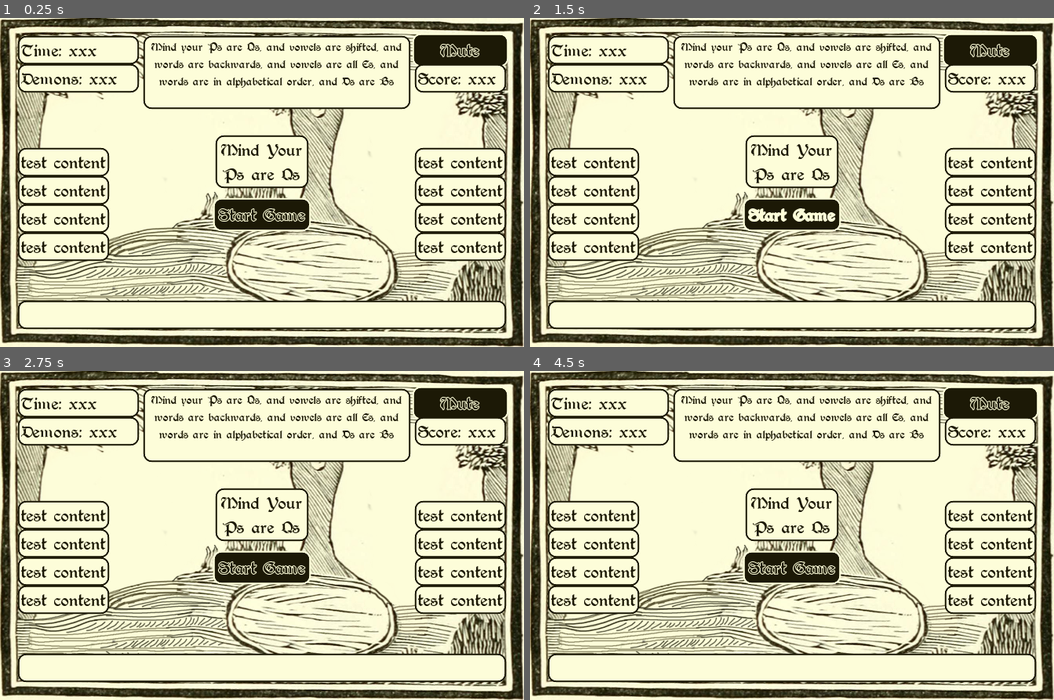
Above: before the commit, frames 1-4 (two rows, left to right).
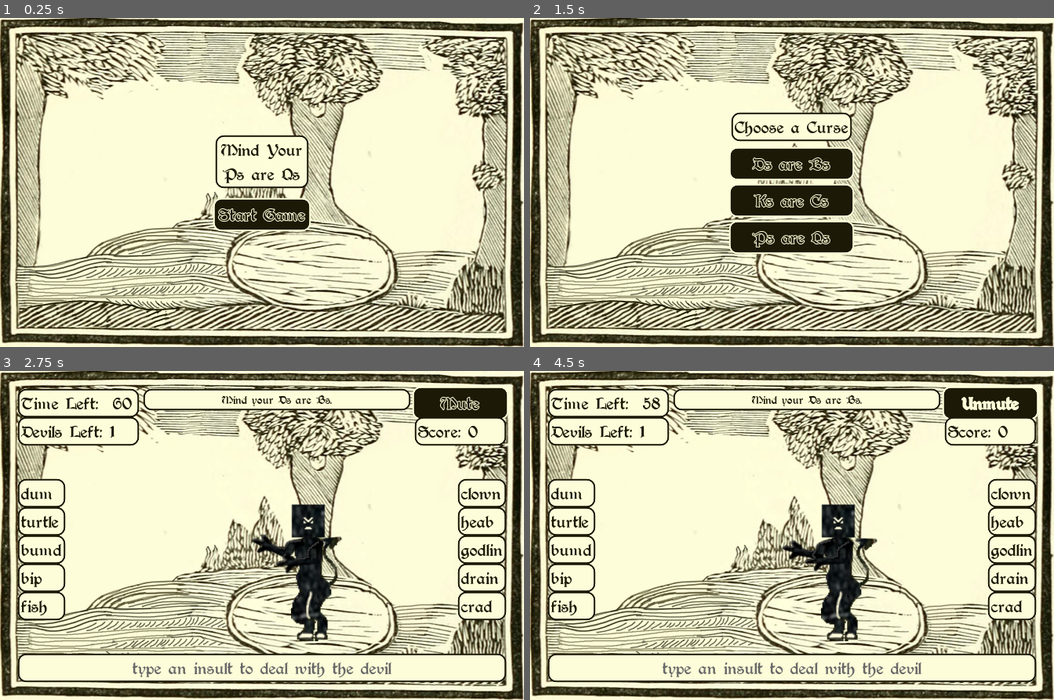
Above: after the commit, the same moments.

Repository: hoodscott/psareqs
Game: Godot game, scene res://scenes/Game.tscn
Two runs of this game, one before a commit and one after it. Both use one fixed random seed, a clock stepped at 60 frames per second and the inputs below.
Inputs (mouse positions are in pixels of both pictures, inside the frame that each line leads up to):
- Up to frame 1 (0.25 s): no input
- Up to frame 2 (1.5 s): click "Start Game" at 0.5 s; click (792, 215) at 1.25 s, where only the run before the commit has a clickable "Start Game"
- Up to frame 3 (2.75 s): click (262, 515) at 2 s, where only the run after the commit has a clickable "Ds are Bs"
- Up to frame 4 (4.5 s): tap Enter at 2.75 s; tap Z at 2.85, 3.8 s; tap Backspace at 3.05, 3.6 s; hold A 3.53-4.25 s; click "Mute" at 4.25 s

The runs differ from the first frame. In frame 1, 23% of the frame differs, in the area x 3-98%, y 5-95%; in frame 2, 30%; in frame 3, 18%; in frame 4, 18%.
Error before the commit: Parse Error: The class "WordList" was found in global scope, but its script couldn't be loaded. (res://scenes/Game.gd:235)

Commit message:
Prefixing private members/functions in UI

Diff:
--- a/project.godot
+++ b/project.godot
@@ -12,22 +12,22 @@
 "base": "Node",
 "class": "Curses",
 "language": "GDScript",
-"path": "res://class/curses.gd"
+"path": "res://scenes/class/curses.gd"
 }, {
 "base": "Node",
 "class": "Player",
 "language": "GDScript",
-"path": "res://class/player.gd"
+"path": "res://scenes/class/player.gd"
 }, {
 "base": "CanvasLayer",
 "class": "UI",
 "language": "GDScript",
-"path": "res://scenes/UI.gd"
+"path": "res://scenes/ui/UI.gd"
 }, {
 "base": "Node",
 "class": "WordList",
 "language": "GDScript",
-"path": "res://class/word_list.gd"
+"path": "res://scenes/class/word_list.gd"
 } ]
 _global_script_class_icons={
 "Curses": "",
--- a/scenes/ui/AudioManager.gd
+++ b/scenes/ui/AudioManager.gd
@@ -3,8 +3,8 @@
 onready var Correct := $CorrectLetter
 onready var Incorrect := $IncorrectLetter
 onready var WordComplete := $WordComplete
-onready var DemonDeath := $DemonDeath
-onready var DemonSpawn := $DemonSpawn
+onready var DevilDeath := $DevilDeath
+onready var DevilSpawn := $DevilSpawn
 onready var ButtonPress := $ButtonPress
 
 var muted := false
@@ -32,15 +32,15 @@
     WordComplete.play()
 
 
-func play_demon_death() -> void:
+func play_devil_death() -> void:
   if not muted:
     WordComplete.stop()
-    DemonDeath.play()
+    DevilDeath.play()
 
 
-func play_demon_spawn() -> void:
+func play_devil_spawn() -> void:
   if not muted:
-    DemonSpawn.play()
+    DevilSpawn.play()
 
 
 func play_button_press() -> void:
--- a/scenes/ui/AudioManager.tscn
+++ b/scenes/ui/AudioManager.tscn
@@ -11,9 +11,9 @@
 
 [node name="WordComplete" type="AudioStreamPlayer" parent="."]
 
-[node name="DemonDeath" type="AudioStreamPlayer" parent="."]
+[node name="DevilDeath" type="AudioStreamPlayer" parent="."]
 
-[node name="DemonSpawn" type="AudioStreamPlayer" parent="."]
+[node name="DevilSpawn" type="AudioStreamPlayer" parent="."]
 
 [node name="ButtonPress" type="AudioStreamPlayer" parent="."]
 
--- a/scenes/ui/UI.gd
+++ b/scenes/ui/UI.gd
@@ -2,9 +2,9 @@
 class_name UI
 
 
-const DEFAULT_TYPED := "type an insult to deal with the devil"
+const _DEFAULT_TYPED := "type an insult to deal with the devil"
 var GAME_LENGTH:int # set in Game.gd
-var time_remaining := 0
+var _time_remaining := 0
 
 
 signal game_started()
@@ -13,65 +13,65 @@
 
 
 onready var AudioManager := $GameContainer/VBoxContainer/HBoxContainer/VBoxContainer2/AudioManager
-onready var GameContainer := $GameContainer
-onready var StartContainer := $StartContainer
-onready var CurseChooser := $ChooserContainer
-onready var CurseChoices := [
+onready var _GameContainer := $GameContainer
+onready var _StartContainer := $StartContainer
+onready var _CurseChooser := $ChooserContainer
+onready var _CurseChoices := [
   $ChooserContainer/CurseChooser/Choice,
   $ChooserContainer/CurseChooser/Choice2,
   $ChooserContainer/CurseChooser/Choice3
  ]
-onready var GameOver := $StartContainer/VBoxContainer/GameOver
-onready var StartButton := $StartContainer/VBoxContainer/StartButton
-onready var GameTimer := $Timer
-onready var Clock := $GameContainer/VBoxContainer/HBoxContainer/VBoxContainer/Clock
-onready var Devils := $GameContainer/VBoxContainer/HBoxContainer/VBoxContainer/Devils
-onready var Rules := $GameContainer/VBoxContainer/HBoxContainer/VBoxContainer1/Rules
-onready var Score := $GameContainer/VBoxContainer/HBoxContainer/VBoxContainer2/Score
-onready var PrefixList := $GameContainer/VBoxContainer/Fragments/Prefixes
-onready var SuffixList := $GameContainer/VBoxContainer/Fragments/Suffixes
-onready var Typed := $GameContainer/VBoxContainer/Typed
+onready var _GameOver := $StartContainer/VBoxContainer/GameOver
+onready var _StartButton := $StartContainer/VBoxContainer/StartButton
+onready var _GameTimer := $Timer
+onready var _Clock := $GameContainer/VBoxContainer/HBoxContainer/VBoxContainer/Clock
+onready var _Devils := $GameContainer/VBoxContainer/HBoxContainer/VBoxContainer/Devils
+onready var _Rules := $GameContainer/VBoxContainer/HBoxContainer/VBoxContainer1/Rules
+onready var _Score := $GameContainer/VBoxContainer/HBoxContainer/VBoxContainer2/Score
+onready var _PrefixList := $GameContainer/VBoxContainer/Fragments/Prefixes
+onready var _SuffixList := $GameContainer/VBoxContainer/Fragments/Suffixes
+onready var _Typed := $GameContainer/VBoxContainer/Typed
 
 
 
 func _ready() -> void:
-  GameContainer.hide()
-  StartContainer.show()
-  CurseChooser.hide()
+  _GameContainer.hide()
+  _StartContainer.show()
+  _CurseChooser.hide()
 
 
 func end_game(score: int) -> void:
-  GameContainer.hide()
-  StartContainer.show()
+  _GameContainer.hide()
+  _StartContainer.show()
 
-  GameOver.text = "Game Over!\nFinal Score: %s" % score
-  GameOver.show()
+  _GameOver.text = "Game Over!\nFinal Score: %s" % score
+  _GameOver.show()
 
   yield(get_tree().create_timer(3), "timeout")
-  StartButton.show()
+  _StartButton.show()
 
 
 func show_game() -> void:
-  CurseChooser.hide()
-  GameContainer.show()
+  _CurseChooser.hide()
+  _GameContainer.show()
 
 
 func show_curse_option(option: String, i: int) -> void:
-  CurseChoices[i].text = option
+  _CurseChoices[i].text = option
 
-  GameContainer.hide()
-  CurseChooser.show()
+  _GameContainer.hide()
+  _CurseChooser.show()
 
 
 func update_prefix_list(prefixes) -> void:
-  update_list(PrefixList, prefixes)
+  _update_list(_PrefixList, prefixes)
 
 
 func update_suffix_list(suffixes) -> void:
-  update_list(SuffixList, suffixes)
+  _update_list(_SuffixList, suffixes)
 
 
-func update_list(node: Control, list) -> void:
+func _update_list(node: Control, list) -> void:
   for child in node.get_children():
     child.queue_free()
 
@@ -86,25 +86,27 @@
 
 
 func reset_timer() -> void:
-  GameTimer.start()
-  time_remaining = GAME_LENGTH
-  update_clock()
+  _GameTimer.start()
+  _time_remaining = GAME_LENGTH
+  _update_clock(_time_remaining)
 
 
-func stop_timer() -> void:
-  GameTimer.stop()
+func stop_timer(emit := false) -> void:
+  _GameTimer.stop()
+  if emit:
+    emit_signal("game_ended")
 
 
-func update_clock() -> void:
-  Clock.text = "Time Left: %3d" % time_remaining
+func _update_clock(time: int) -> void:
+  _Clock.text = "Time Left: %3d" % time
 
 
 func update_score(score: int) -> void:
-  Score.text = "Score: %d" % score
+  _Score.text = "Score: %d" % score
 
 
 func update_devils(devil_count: int) -> void:
-  Devils.text = "Devils Left: %d" % devil_count
+  _Devils.text = "Devils Left: %d" % devil_count
 
 
 func update_rules(rules) -> void:
@@ -112,27 +114,27 @@
   var and_string := ", and "
   for rule in rules:
     new_text += rule + and_string
-  Rules.text = new_text.trim_suffix(and_string) + "."
+  _Rules.text = new_text.trim_suffix(and_string) + "."
 
 
 func update_typed(combined_word: String) -> void:
   if combined_word == "":
-    Typed.add_color_override("font_color", Color.dimgray)
-    combined_word = DEFAULT_TYPED
+    _Typed.add_color_override("font_color", Color.dimgray)
+    combined_word = _DEFAULT_TYPED
   else:
-    Typed.remove_color_override("font_color")
+    _Typed.remove_color_override("font_color")
 
-  Typed.text = combined_word
+  _Typed.text = combined_word
 
 
 func _on_StartButton_pressed() -> void:
   AudioManager.play_button_press()
 
   emit_signal("game_started")
-  StartContainer.hide()
-  StartButton.hide()
-  StartButton.text = "Play Again"
-  GameOver.hide()
+  _StartContainer.hide()
+  _StartButton.hide()
+  _StartButton.text = "Play Again"
+  _GameOver.hide()
 
 
 func _on_Choice_pressed() -> void:
@@ -148,14 +150,12 @@
 
 
 func _on_Timer_timeout() -> void:
-  time_remaining -= 1
-  if time_remaining >= 0:
-    update_clock()
-    if time_remaining == 0:
-      GameTimer.stop()
-      emit_signal("game_ended")
+  _time_remaining -= 1
+  if _time_remaining >= 0:
+    _update_clock(_time_remaining)
+    if _time_remaining == 0:
+      stop_timer(true)
   else:
     # shouldn't get here, but end here as well just in case
-    emit_signal("game_ended")
     print("game over - should be imposs")
-    GameTimer.stop()
+    stop_timer(true)
